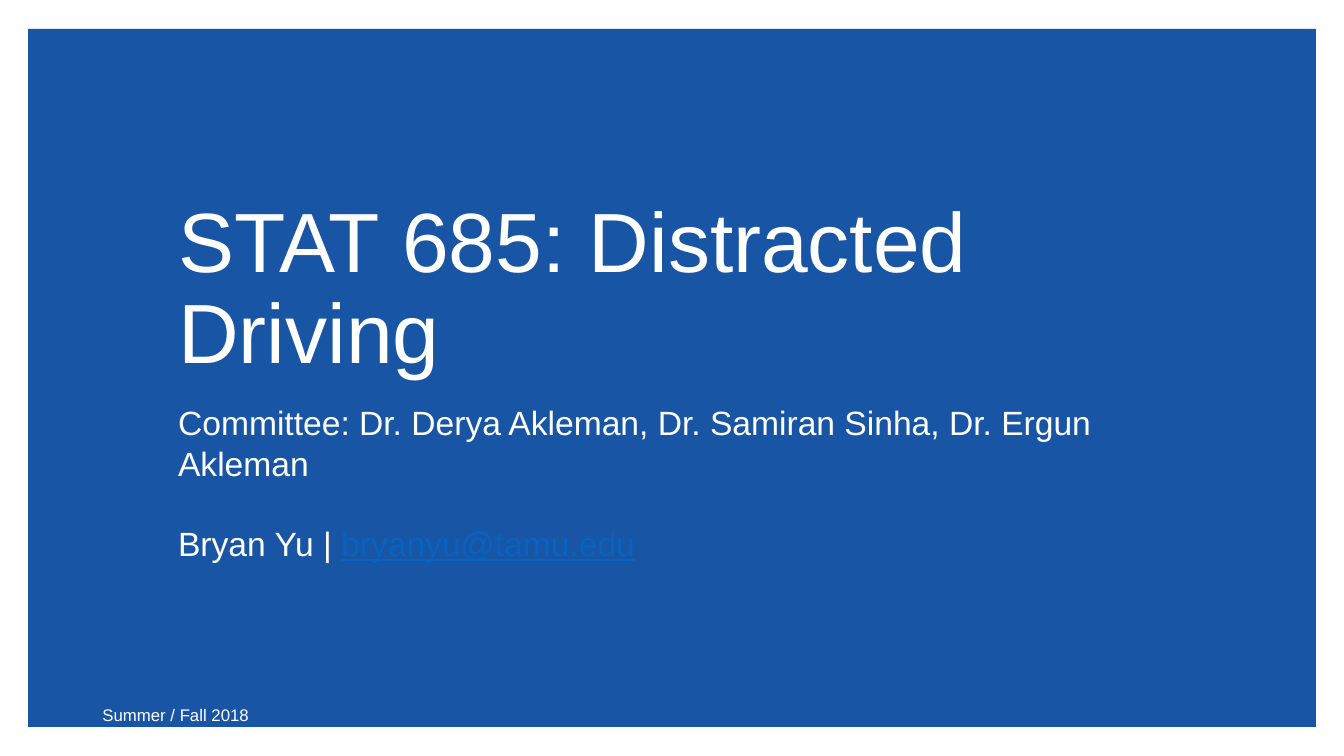
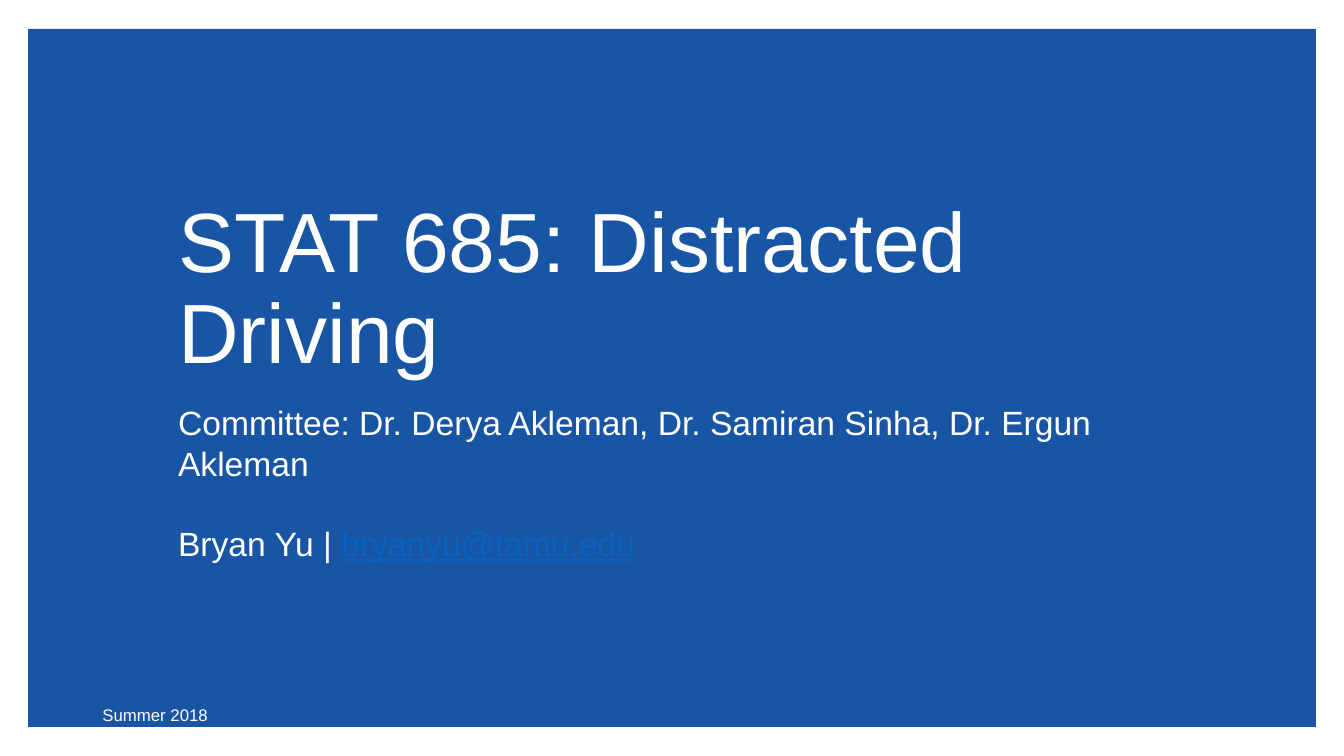
Before and after one commit to ybryan/stat685_distracted_driving, a slide deck: slide 1 of src/presentation/final_presentation.pptx. Drawn at 1344x756 pixels with LibreOffice and Linux fonts; fonts in the diff are those of the drawing. Boxes give left, top, right and bottom in pixels: in the first picture for what was removed or moved away, otherwise in the second. Text is boxed around its words. In the diff, an @@ line names an element or a change of style, - is before the commit and + after.

```diff
--- a/src/presentation/final_presentation.pptx
+++ b/src/presentation/final_presentation.pptx
@@ text at box(102, 709, 207, 721): text changed @@
-Summer / Fall 2018
+Summer 2018
```
Also in this commit, not shown: 2 other slides changed, 3 slides added, 1 other file.
